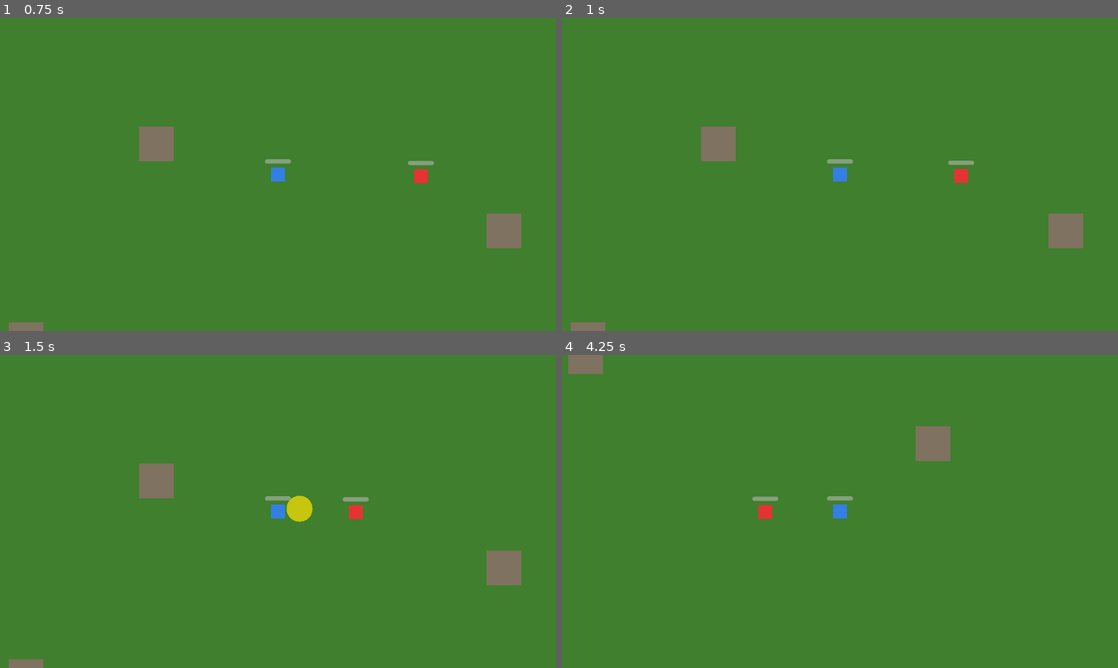
Above: before the commit, frames 1-4 (two rows, left to right).
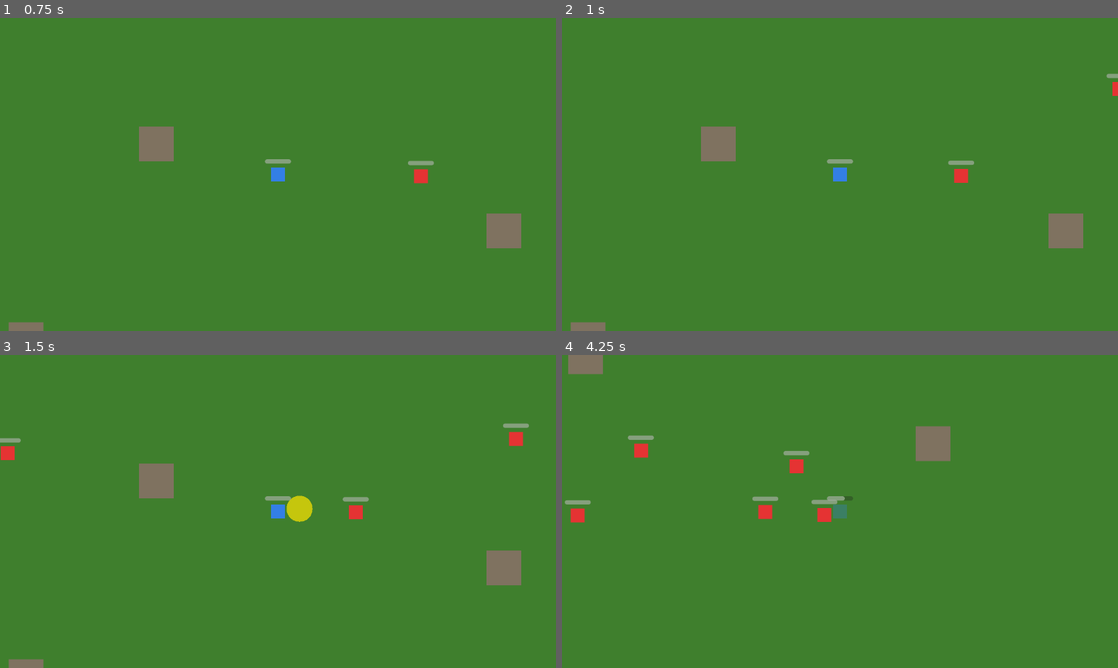
Above: after the commit, the same moments.

Repository: zwentty/v-2-jeu
Game: Godot game, scene res://scenes/menus/menu.tscn
Same seed, same stepped clock (60 frames per second), same inputs: the game is played once before the commit and once after it.
Inputs (mouse positions are in pixels of both pictures, inside the frame that each line leads up to):
- Up to frame 1 (0.75 s): click "Démarrer" at 0.5 s
- Up to frame 2 (1 s): no input
- Up to frame 3 (1.5 s): move the mouse to (400, 495) at 1.27 s; hold D from 1.28 s (still down); hold Q from 1.28 s (still down); click (400, 495) at 1.42 s
- Up to frame 4 (4.25 s): move the mouse to (728, 527) at 2.02 s; release D at 2.03 s; release Q at 2.03 s; hold S 2.03-2.78 s; tap Z at 2.1, 3.6 s; move the mouse to (895, 442) at 2.77 s; hold Q 2.78-3.53 s; hold D from 2.78 s (still down); move the mouse to (812, 574) at 3.52 s; click (812, 574) at 3.67 s

Frame 1 is identical in both runs. In frame 2, less than 0.1% of the frame differs, in the area x 97-100%, y 17-25%; in frame 3, 0.4%; in frame 4, 0.9%, in the area x 0-53%, y 25-54%.

Commit message:
plusieur enemie
Co-authored-by: Copilot <copilot@github.com>

Diff:
--- a/scenes/enemy/enemy.gd
+++ b/scenes/enemy/enemy.gd
@@ -137,7 +137,7 @@
 # =============================================================================
 func _die() -> void:
 	print("Ennemi éliminé !")
-	get_tree().change_scene_to_file("res://scenes/menus/victory.tscn")
+	queue_free()
 
 # =============================================================================
 # _update_health_bar()
--- a/scenes/world/world.gd
+++ b/scenes/world/world.gd
@@ -1,11 +1,12 @@
 # =============================================================================
 # world.gd
 # Script attaché au nœud World (Node2D)
-# Crée la région de navigation au RUNTIME.
-# C'est plus fiable que de la définir dans le .tscn car Godot bake le
-# polygone immédiatement au moment de l'ajout dans l'arbre de scène.
+# Crée la région de navigation au RUNTIME et vérifie la victoire.
 # =============================================================================
 extends Node2D
+
+# Variable pour éviter de vérifier plusieurs fois la victoire
+var victory_triggered: bool = false
 
 func _ready() -> void:
 	# -------------------------------------------------------------------------
@@ -92,3 +93,21 @@
 	#    peuvent calculer des chemins.
 	# -------------------------------------------------------------------------
 	nav_region.navigation_polygon = nav_poly
+
+# =============================================================================
+# _process(delta)
+# Vérifie à chaque frame si tous les ennemis sont morts
+# =============================================================================
+func _process(delta: float) -> void:
+	# Si la victoire a déjà été déclenchée, ne rien faire
+	if victory_triggered:
+		return
+
+	# Compter le nombre d'ennemis restants dans le groupe "enemy"
+	var enemies := get_tree().get_nodes_in_group("enemy")
+
+	# Si aucun ennemi ne reste, déclarer la victoire
+	if enemies.is_empty():
+		victory_triggered = true
+		print("Victoire ! Tous les ennemis sont éliminés !")
+		get_tree().change_scene_to_file("res://scenes/menus/victory.tscn")
--- a/scenes/world/world.tscn
+++ b/scenes/world/world.tscn
@@ -126,3 +126,15 @@
 
 [node name="Enemy" parent="." unique_id=524574944 instance=ExtResource("2")]
 position = Vector2(1639, 724)
+
+[node name="Enemy2" parent="." instance=ExtResource("2")]
+position = Vector2(500, 500)
+
+[node name="Enemy3" parent="." instance=ExtResource("2")]
+position = Vector2(2000, 500)
+
+[node name="Enemy4" parent="." instance=ExtResource("2")]
+position = Vector2(300, 1200)
+
+[node name="Enemy5" parent="." instance=ExtResource("2")]
+position = Vector2(2200, 1200)
